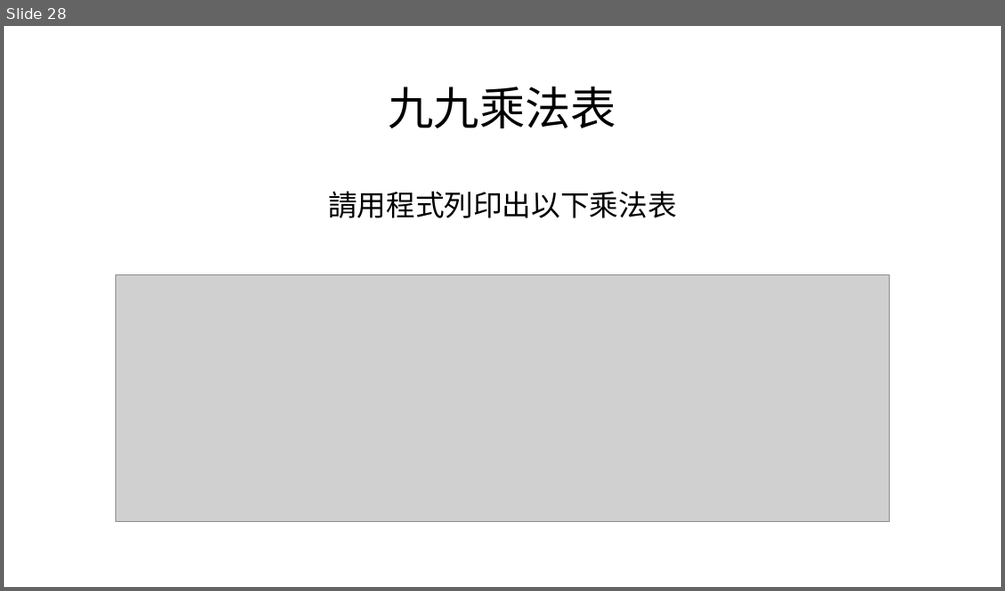
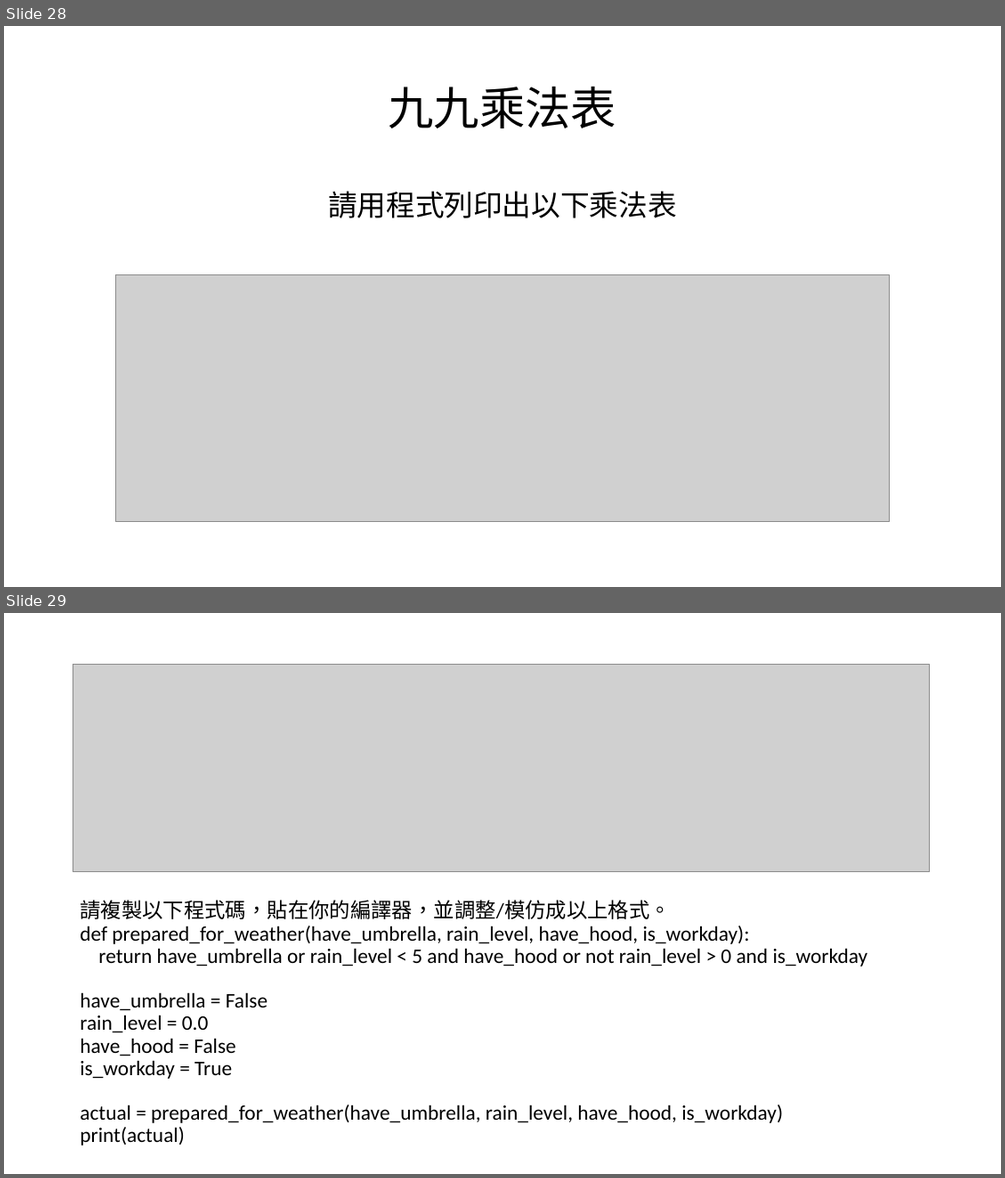
Before and after one commit to mapleYK/gifted-class, a slide deck: ppt/ch1.pptx. Shown one above the other, each under a label of ours: slide 28 before the commit, slides 28 and 29 after it. The pictures are 1005x591 and 1005x1178 pixels, drawn with LibreOffice and Linux fonts; fonts in the diff are those of the drawing; grey boxes stand for pictures. Boxes give left, top, right and bottom in pixels: in the first picture for what was removed or moved away, otherwise in the second. Text is boxed around its words. In the diff, an @@ line names an element or a change of style, - is before the commit and + after.

```diff
--- a/ppt/ch1.pptx
+++ b/ppt/ch1.pptx
@@ slide 29 added at (4, 613, 1001, 1174), background #FFFFFF @@
@@ picture added at (73, 664, 930, 872) @@
@@ title added at (80, 900, 868, 1145), 20 pt, text #000000 @@
+請複製以下程式碼，貼在你的編譯器，並調整/模仿成以上格式。
+def prepared_for_weather(have_umbrella, rain_level, have_hood, is_workday):
+return have_umbrella or rain_level < 5 and have_hood or not rain_level > 0 and is_workday
+have_umbrella = False
+rain_level = 0.0
+have_hood = False
+is_workday = True
+actual = prepared_for_weather(have_umbrella, rain_level, have_hood, is_workday)
+print(actual)
```
